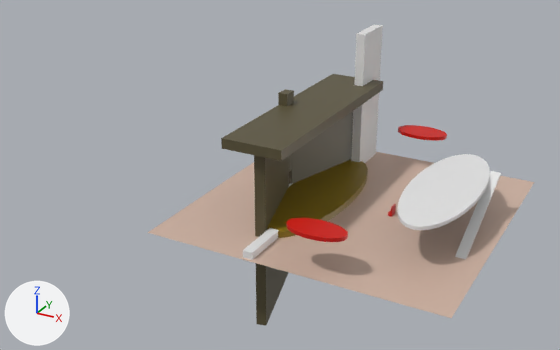
One commit to the COLLADA model theater.dae: the scene before it, then after it.
Both versions are drawn from a 50 mm camera at (56.2, -133.8, 70.1) aimed at (-15.4, -3.7, 5.1). The axes (+X, +Y, +Z) are drawn at lower left. The lights are the same throughout. Where no turn or scale is listed for an object, it has been applied to the vertices.
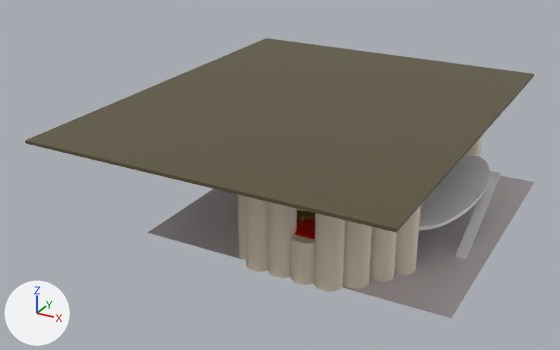
Where the change shows, as pixel boxes (x1, y1, x2, y2) in the pictures (560 x 350 px; the box of a moved part takes in the faces that stretch with it):
'roof', added (brown)
    after: (25, 38, 534, 233)
'floor', recoloured (beige to grey)
    both: (148, 152, 534, 318)
'Cube_005', moved, rescaled (not visible afterwards)
    before: (254, 155, 289, 326)
'Cube', moved, rescaled (not visible afterwards)
    before: (351, 24, 383, 163)
'BoothLeftLeft', added
    after: (314, 213, 346, 292)
'BoothLeftRight_001', added
    after: (267, 202, 297, 278)
'Cylinder_016', added
    after: (343, 221, 372, 289)
'Cylinder_003', added
    after: (245, 196, 268, 272)
'Cylinder_017', added
    after: (369, 227, 397, 282)
'Cylinder_018', added
    after: (394, 205, 421, 275)
'BoothLeftMidBot_001', added
    after: (291, 234, 315, 285)
'leftBooth', moved, rescaled
    before: (287, 218, 348, 242)
    after: (294, 219, 315, 239)
'rightBooth', recoloured
    both: (398, 125, 447, 141)
'Cylinder_002', added
    after: (237, 194, 246, 260)
'Cylinder_014', added
    after: (465, 136, 482, 157)
part 1 of me_cube_003, moved or reshaped
    before: (221, 74, 383, 161)
    after: (25, 38, 534, 233)
'stage', unchanged, covered by the edit
    before: (267, 159, 368, 238)
    after: (297, 210, 315, 221)
'Cube_003', unchanged, covered by the edit
    before: (289, 111, 353, 184)

The change, as a list of edits to the scene's bpy script:
```text
Change mat_material_003:
    mat_material_003.base_color: (0.64, 0.459, 0.371) -> (0.64, 0.581, 0.599)  # beige #d1b4a4 -> light grey #d1c9cb
Change me_cylinder_002:
    where me_cylinder_002.from_pydata(...)  # 64 vertices, 124 faces; spans x -1.0..1.0, y -1.0..1.0, z -1.0..1.0
    remove me_cylinder_002.materials.append(mat_material_002)  # red #d10e00
    add me_cylinder_002.materials.append(mat_boothmat1_009)  # brown #8a7262
Change me_cube_003:
    where me_cube_003.from_pydata(...)  # 8 vertices, 12 faces; spans x -1.0..1.0, y -1.0..1.0, z -1.0..1.0
    used by ob_cube_002; location = (-10.7, 0.6, 18.5); scale = (6.23, 23.7, 1.0)
    me_cube_003 part 1
    me_cube_003.vertices[0].co: (-1.0, -1.0, -1.0) -> (-35.05, -43.19, -0.31)
    me_cube_003.vertices[1].co: (-1.0, -1.0, 1.0) -> (-35.05, -43.19, 0.31)
    me_cube_003.vertices[2].co: (-1.0, 1.0, -1.0) -> (-35.05, 43.19, -0.31)
    me_cube_003.vertices[3].co: (-1.0, 1.0, 1.0) -> (-35.05, 43.19, 0.31)
    me_cube_003.vertices[4].co: (1.0, -1.0, -1.0) -> (35.05, -43.19, -0.31)
    me_cube_003.vertices[5].co: (1.0, -1.0, 1.0) -> (35.05, -43.19, 0.31)
    me_cube_003.vertices[6].co: (1.0, 1.0, -1.0) -> (35.05, 43.19, -0.31)
    me_cube_003.vertices[7].co: (1.0, 1.0, 1.0) -> (35.05, 43.19, 0.31)
Add me_cube:
    me_cube.from_pydata(...)  # a box spanning x -1.0..1.0, y -1.0..1.0, z -1.0..1.0
    me_cube.materials.append(mat_boothmat1)  # brown #8a7262
Change ob_cube_005:
    ob_cube_005.location: (-13.0, -11.0, -0.3) -> (-13.0, -11.0, 10.0)
    ob_cube_005.scale: (1.01, 10.4, 19.6) -> (0.1, 10.0, 10.0)
Change ob_cube:
    ob_cube.location: (-8.0, 23.7, 15.0) -> (-9.0, 24.0, 10.0)
    ob_cube.scale: (1.0, 5.0, 16.0) -> (1.0, 5.0, 10.0)
Change ob_cube_002:
    ob_cube_002: bpy.data.objects.new('Cube_002', me_cube_003) -> bpy.data.objects.new('Cube_002', me_cube)
Change ob_leftbooth:
    ob_leftbooth.location: (4.6, -27.0, 8.0) -> (4.0, -27.5, 8.0)
    ob_leftbooth.scale: (5.67, 3.0, 0.382) -> (5.5, 3.0, 0.25)
Add ob_roof:
    ob_roof = bpy.data.objects.new('roof', me_cube_003)
    ob_roof.location = (-10.7, 0.6, 20.0)
Add ob_cylinder_002:
    ob_cylinder_002 = bpy.data.objects.new('Cylinder_002', me_cylinder_006)  # 64 vertices, 124 faces; spans x -2.5..2.5, y -2.5..2.5, z -10.0..10.0; in mat_pillarmat1 (white #e7d8c6)
    ob_cylinder_002.location = (-8.0, -27.5, 10.0)
Add ob_cylinder_003:
    ob_cylinder_003 = bpy.data.objects.new('Cylinder_003', me_cylinder_006.copy())
    ob_cylinder_003.location = (-5.0, -30.0, 10.0)
Add ob_boothleftleft:
    ob_boothleftleft = bpy.data.objects.new('BoothLeftLeft', me_cylinder_006.copy())
    ob_boothleftleft.location = (8.5, -30.0, 10.0)
Add ob_cylinder_014:
    ob_cylinder_014 = bpy.data.objects.new('Cylinder_014', me_cylinder_006.copy())
    ob_cylinder_014.location = (17.5, 19.0, 10.0)
Add ob_cylinder_016:
    ob_cylinder_016 = bpy.data.objects.new('Cylinder_016', me_cylinder_006.copy())
    ob_cylinder_016.location = (12.0, -27.0, 10.0)
Add ob_cylinder_017:
    ob_cylinder_017 = bpy.data.objects.new('Cylinder_017', me_cylinder_006.copy())
    ob_cylinder_017.location = (15.0, -23.0, 10.0)
Add ob_cylinder_018:
    ob_cylinder_018 = bpy.data.objects.new('Cylinder_018', me_cylinder_006.copy())
    ob_cylinder_018.location = (17.5, -19.0, 10.0)
Add ob_boothleftright_001:
    ob_boothleftright_001 = bpy.data.objects.new('BoothLeftRight_001', me_cylinder_044)  # 64 vertices, 124 faces; spans x -2.5..2.5, y -2.5..2.5, z -10.0..10.0; in mat_pillarmat1_003 (white #e7d8c6)
    ob_boothleftright_001.location = (-0.5, -30.0, 10.0)
Add ob_boothleftmidbot_001:
    ob_boothleftmidbot_001 = bpy.data.objects.new('BoothLeftMidBot_001', me_cylinder_045)  # a 32-sided cylinder along z spanning x -2.5..2.5, y -2.5..2.5, z -4.0..4.0; in mat_material_010 (white #e7d8c6)
    ob_boothleftmidbot_001.location = (4.0, -30.0, 4.0)
Add ob_boothleftmidtop_001:
    ob_boothleftmidtop_001 = bpy.data.objects.new('boothLeftMidTop_001', me_cylinder_046)  # a 32-sided cylinder along z spanning x -2.5..2.5, y -2.5..2.5, z -3.0..3.0; in mat_pillarmat1_004 (white #e7d8c6)
    ob_boothleftmidtop_001.location = (4.0, -30.0, 17.0)
```
